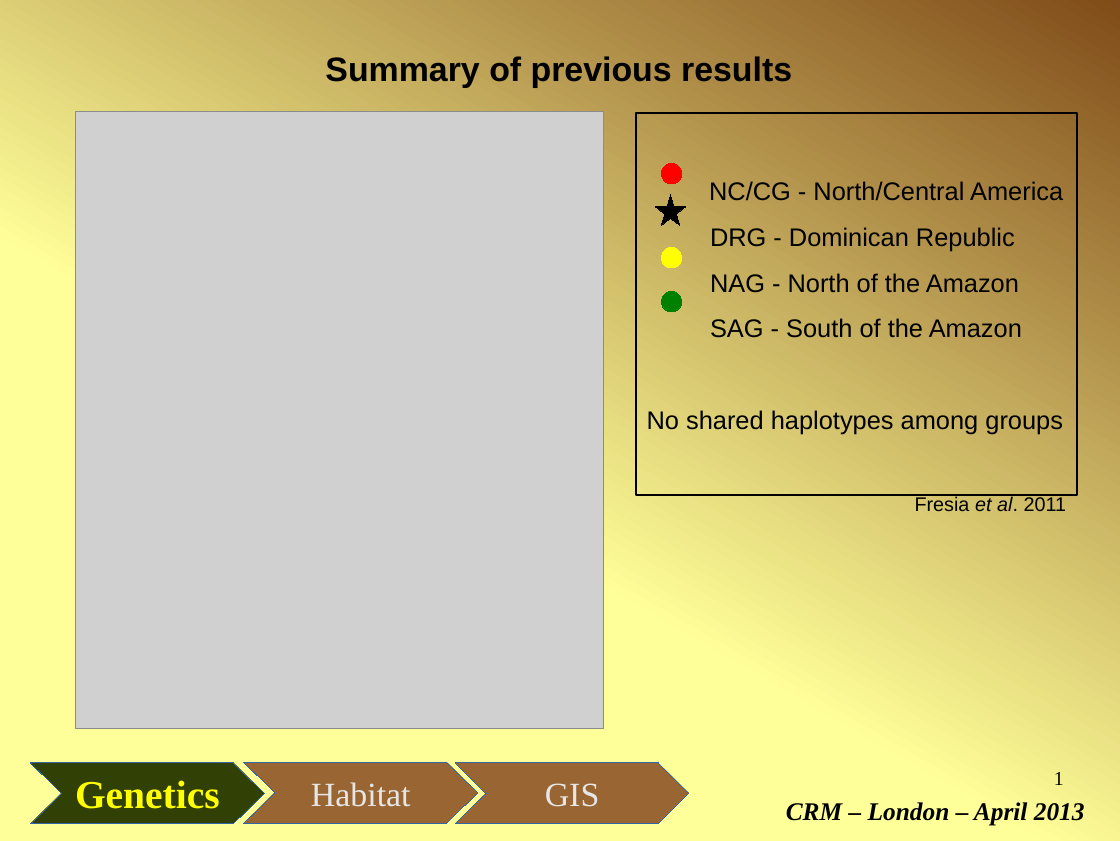
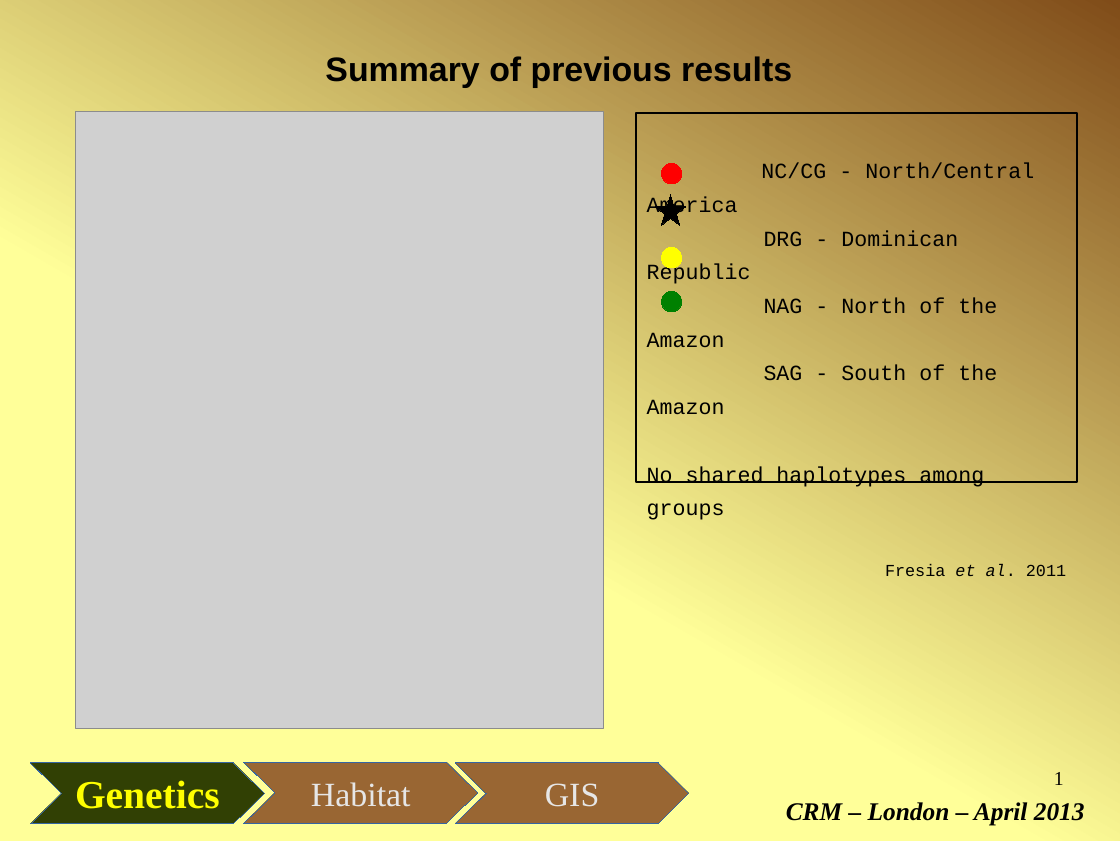
Before and after one commit to micha-silver/popgen-gis, a slide deck: slide 1 of popgen-GIS_Fresia_Silver.odp. Drawn at 1120x841 pixels with LibreOffice and Linux fonts; fonts in the diff are those of the drawing; grey boxes stand for pictures. Boxes give left, top, right and bottom in pixels: in the first picture for what was removed or moved away, otherwise in the second. Text is boxed around its words. In the diff, an @@ line names an element or a change of style, - is before the commit and + after.

```diff
--- a/popgen-GIS_Fresia_Silver.odp
+++ b/popgen-GIS_Fresia_Silver.odp
@@ rectangle "NC/CG - North/Central America": place and size @@
-rectangle "NC/CG - North/Central America" at [635,113,1076,494]
+rectangle "NC/CG - North/Central America" at [635,113,1076,482]
@@ rectangle "NC/CG - North/Central America" at [635,113,1076,482]: size 18 to 15.3 pt in "NC/CG - North/Central America", "DRG - Dominican Republic", "NAG - North of the Amazon", "SAG - South of the Amazon" and 1 more places; font Arial to Courier New; size 14 to 11.9 pt in "Fresia et al. 2011"; line spacing 1.5 to 1.3 @@
```
Also in this commit, not shown: 5 other slides changed, 1 slide added.
